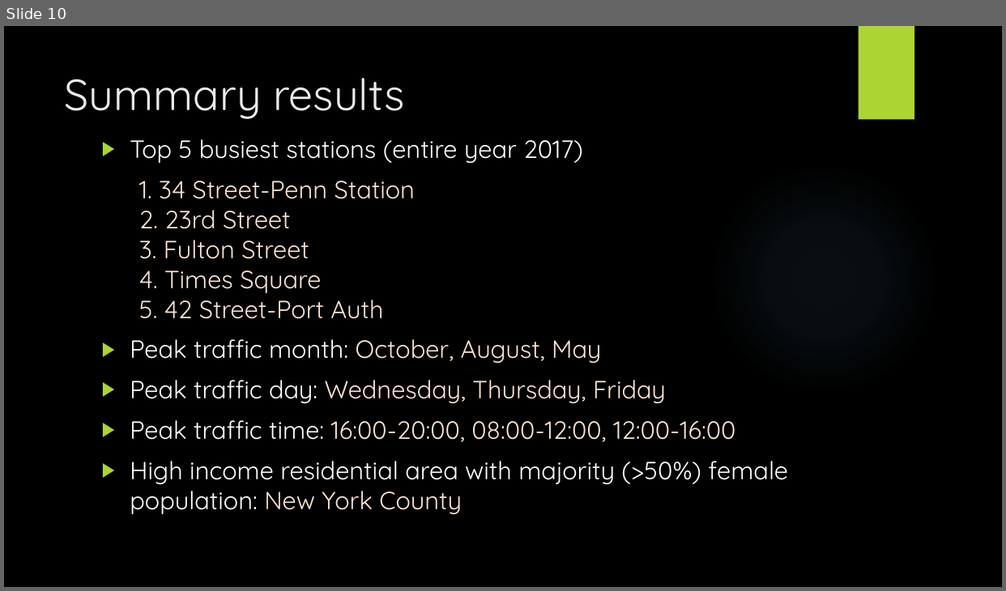
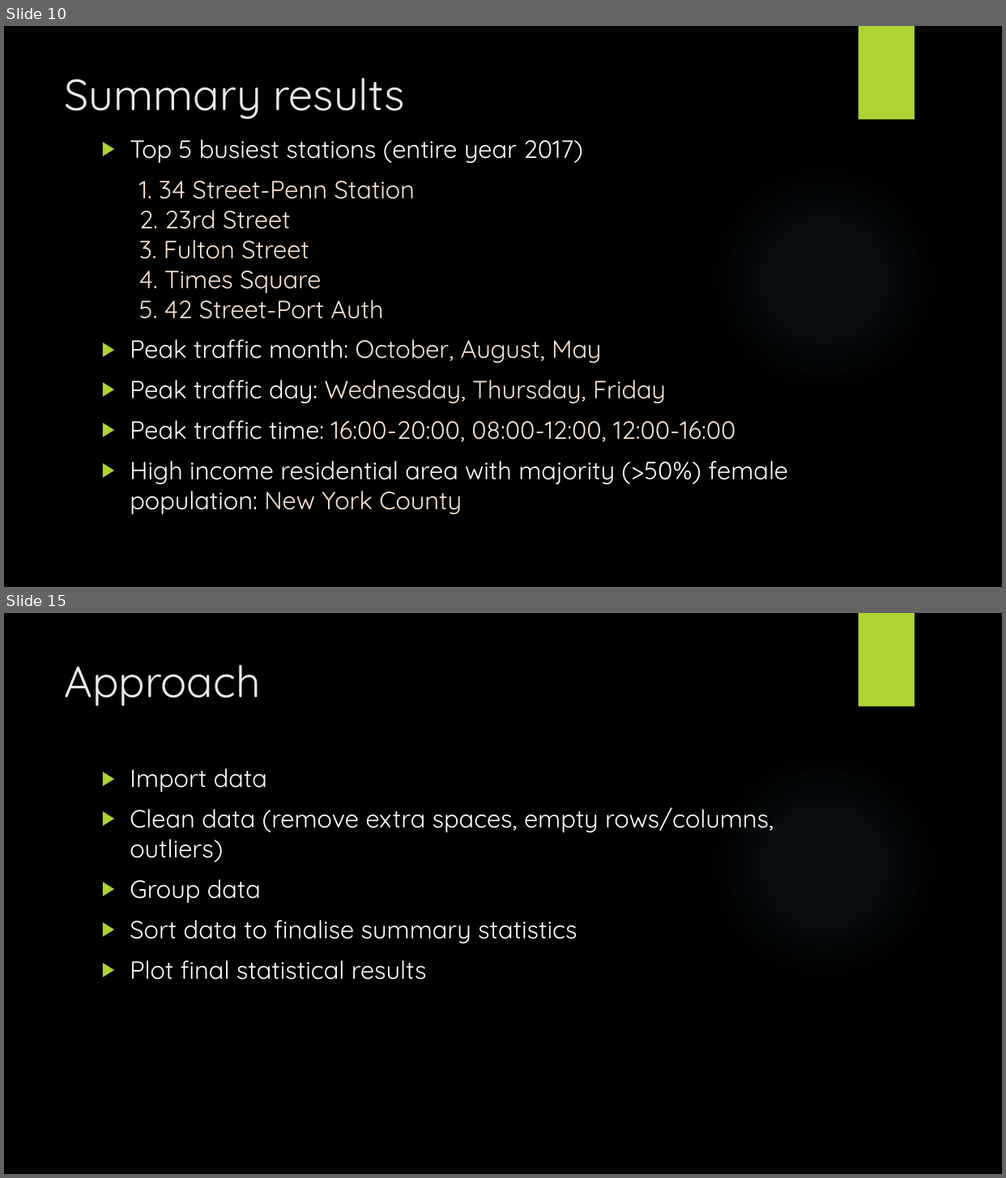
Before and after one commit to JNYH/projectbenson, a slide deck: OptimizeStreetTeamDeployment.pptx. Shown one above the other, each under a label of ours: slide 10 before the commit, slides 10 and 15 after it; the slides between them are not shown. The pictures are 1006x591 and 1006x1178 pixels, drawn with LibreOffice and Linux fonts; fonts in the diff are those of the drawing; background and template pictures are left out. Boxes give left, top, right and bottom in pixels: in the first picture for what was removed or moved away, otherwise in the second. Text is boxed around its words. In the diff, an @@ line names an element or a change of style, - is before the commit and + after.

```diff
--- a/OptimizeStreetTeamDeployment.pptx
+++ b/OptimizeStreetTeamDeployment.pptx
@@ slide 15 added at <box>4,613,1002,1174</box>, background picture (left out); not listed: 2 template elements that a slide beside it also shows @@
@@ title added at <box>65,665,261,706</box>, 42 pt, text #EBEBEB @@
+Approach
@@ text added at <box>130,769,774,980</box>, 24 pt, text #FFFFFF @@
+▶ Import data
+▶ Clean data (remove extra spaces, empty rows/columns, outliers)
+▶ Group data
+▶ Sort data to finalise summary statistics
+▶ Plot final statistical results
```
Also in this commit, not shown: 8 slides changed.
